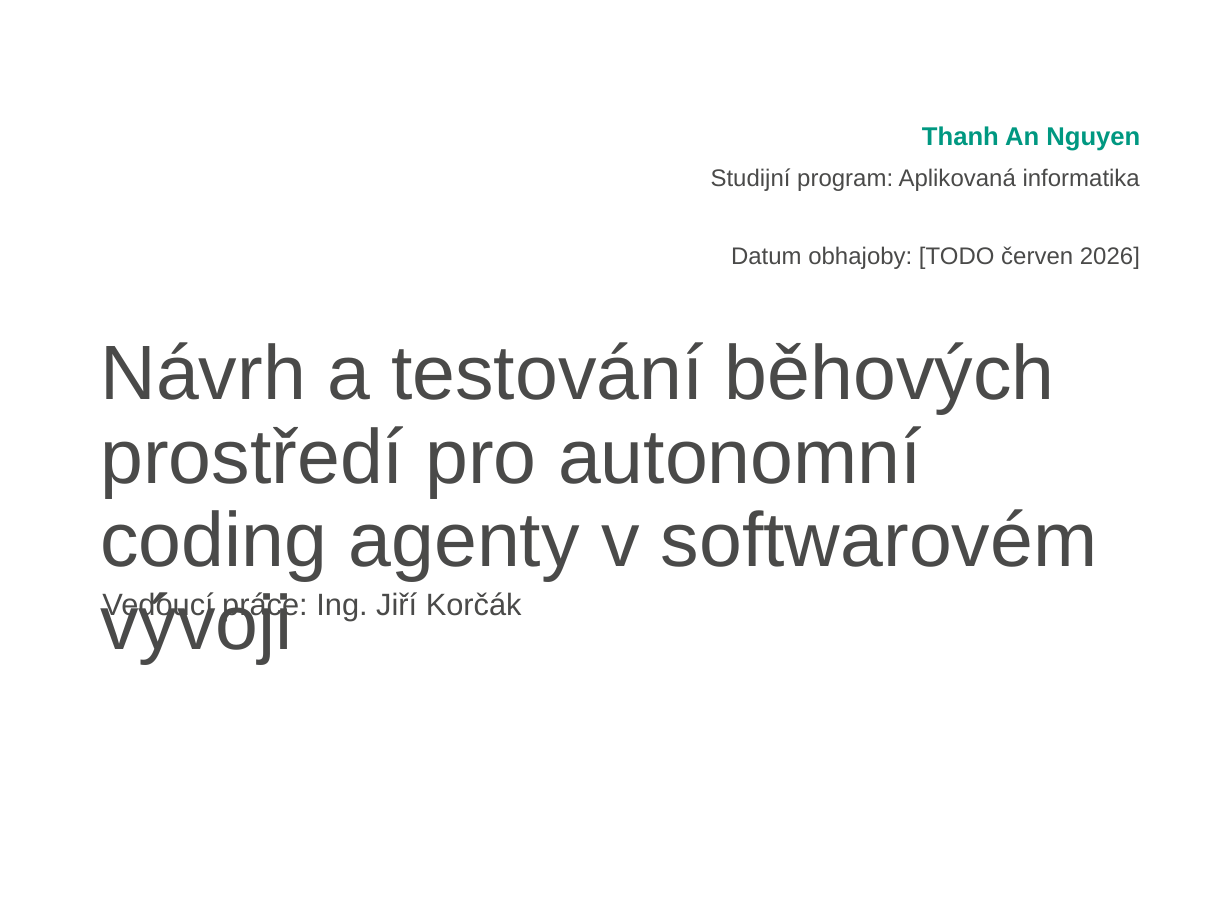
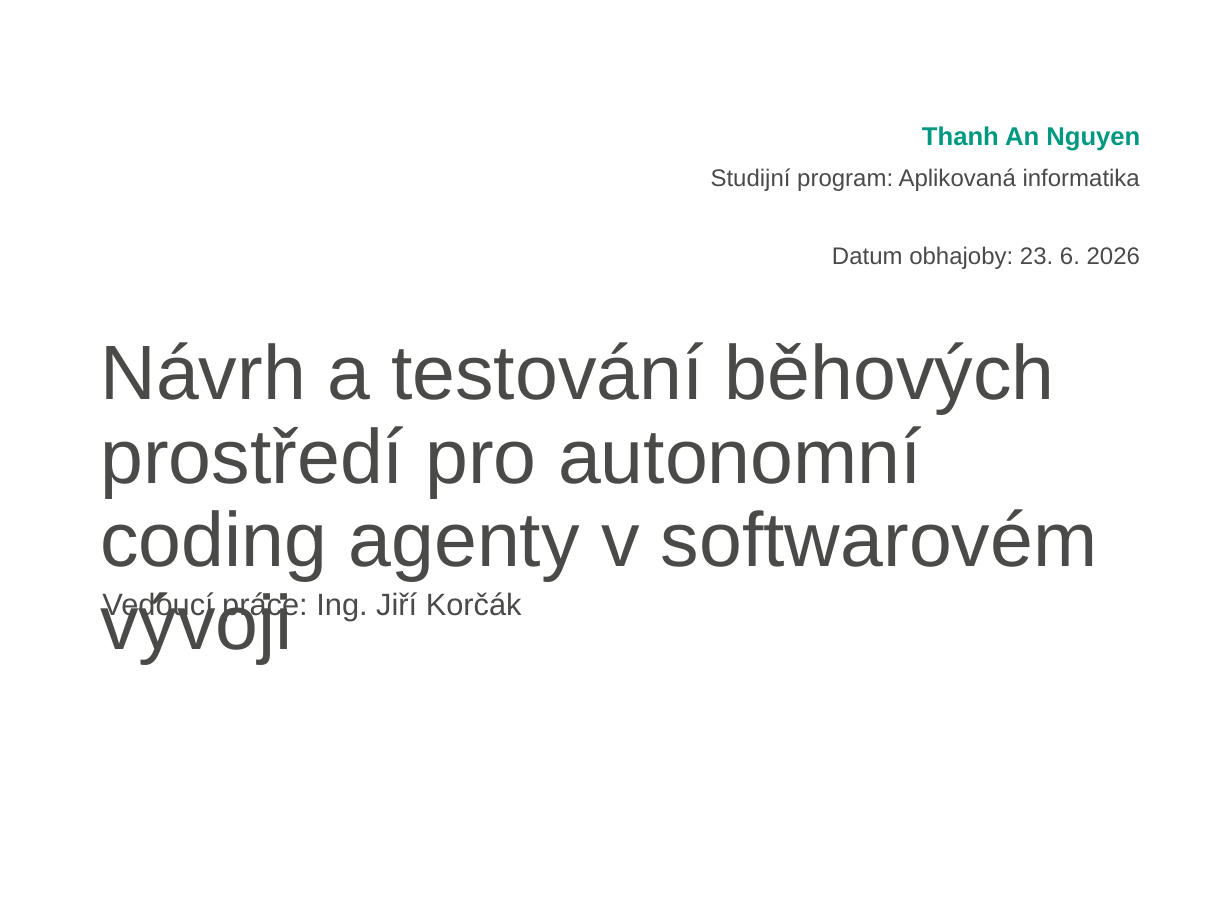
Before and after one commit to 7onc3k/Bakalarka, a slide deck: slide 1 of presentation/work/obhajoba-draft-v1.pptx. Drawn at 1232x924 pixels with LibreOffice and Linux fonts; fonts in the diff are those of the drawing; background and template pictures are left out. Boxes give left, top, right and bottom in pixels: in the first picture for what was removed or moved away, otherwise in the second. Text is boxed around its words. In the diff, an @@ line names an element or a change of style, - is before the commit and + after.

```diff
--- a/presentation/work/obhajoba-draft-v1.pptx
+++ b/presentation/work/obhajoba-draft-v1.pptx
@@ text at [832, 246, 1140, 269]: text changed @@
-Datum obhajoby: [TODO červen 2026]
+Datum obhajoby: 23. 6. 2026
```
Also in this commit, not shown: 1 other slide changed, 1 other file.
